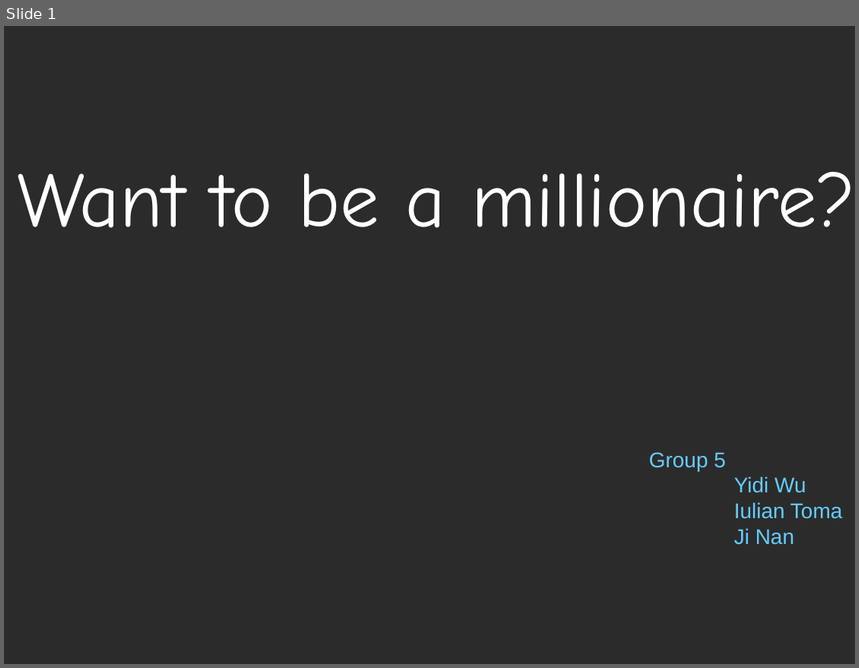
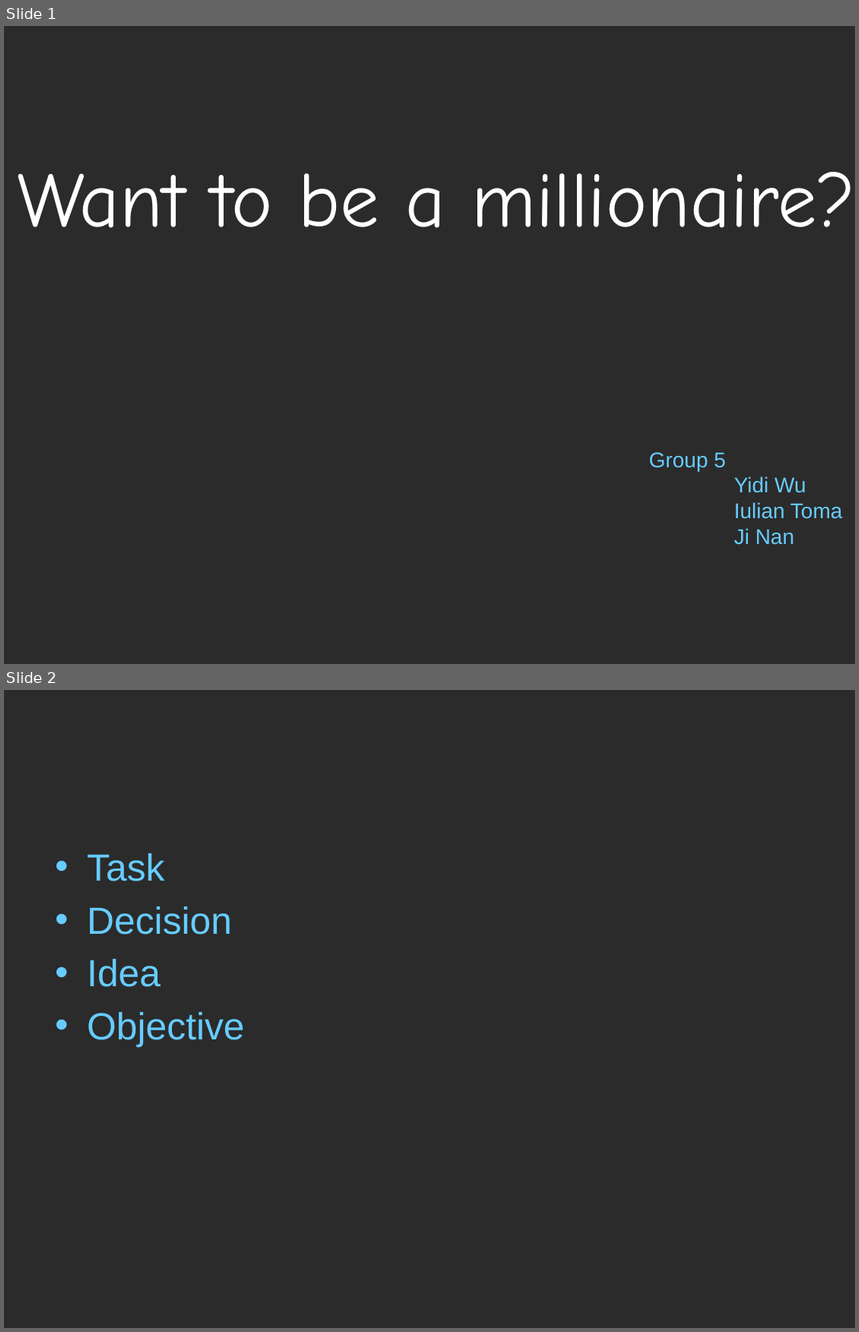
Before and after one commit to MDW-WantToBeMillionaire/MDW, a slide deck: Final project/MDW presentation.pptx. Shown one above the other, each under a label of ours: slide 1 before the commit, slides 1 and 2 after it. The pictures are 859x668 and 859x1332 pixels, drawn with LibreOffice and Linux fonts; fonts in the diff are those of the drawing; background and template pictures are left out; a plain dark background stands for a picture behind light text. Boxes give left, top, right and bottom in pixels: in the first picture for what was removed or moved away, otherwise in the second. Text is boxed around its words. In the diff, an @@ line names an element or a change of style, - is before the commit and + after.

```diff
--- a/Final project/MDW presentation.pptx
+++ b/Final project/MDW presentation.pptx
@@ slide 2 added at (x1=4, y1=690, x2=855, y2=1328), background picture (left out) @@
@@ text added at (x1=87, y1=853, x2=244, y2=1047), 32 pt, text #66CCFF @@
+• Task
+• Decision
+• Idea
+• Objective
```
Also in this commit, not shown: 1 slide changed, 1 other slide added.
